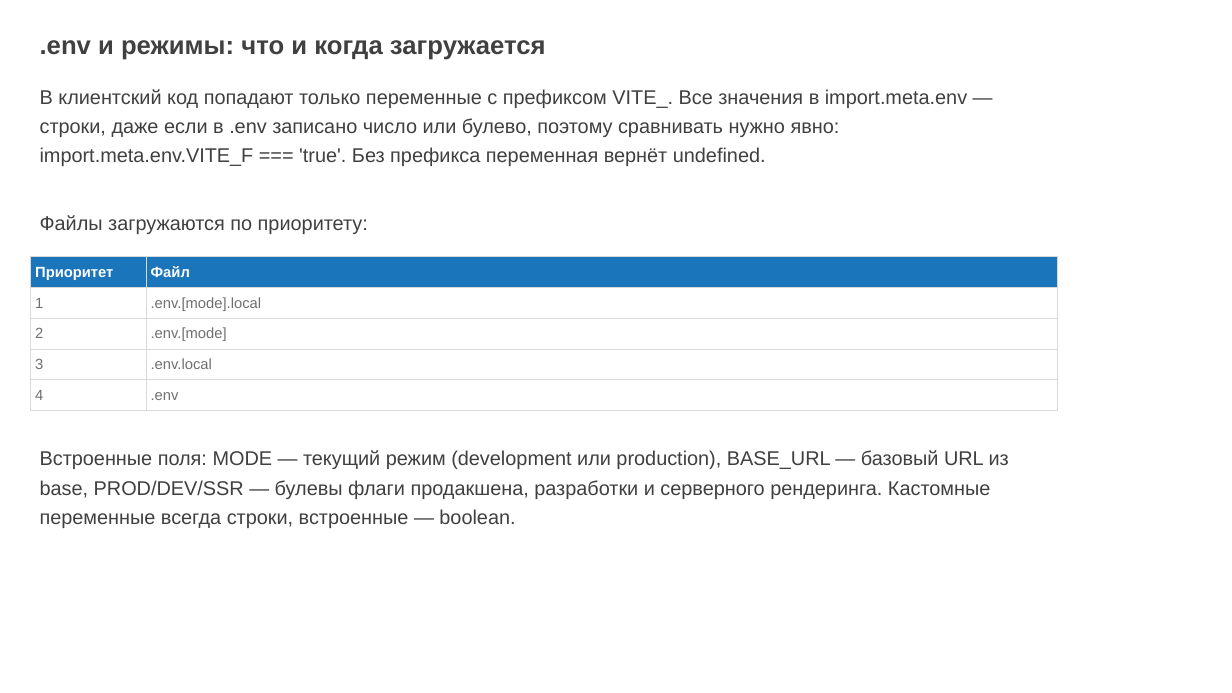
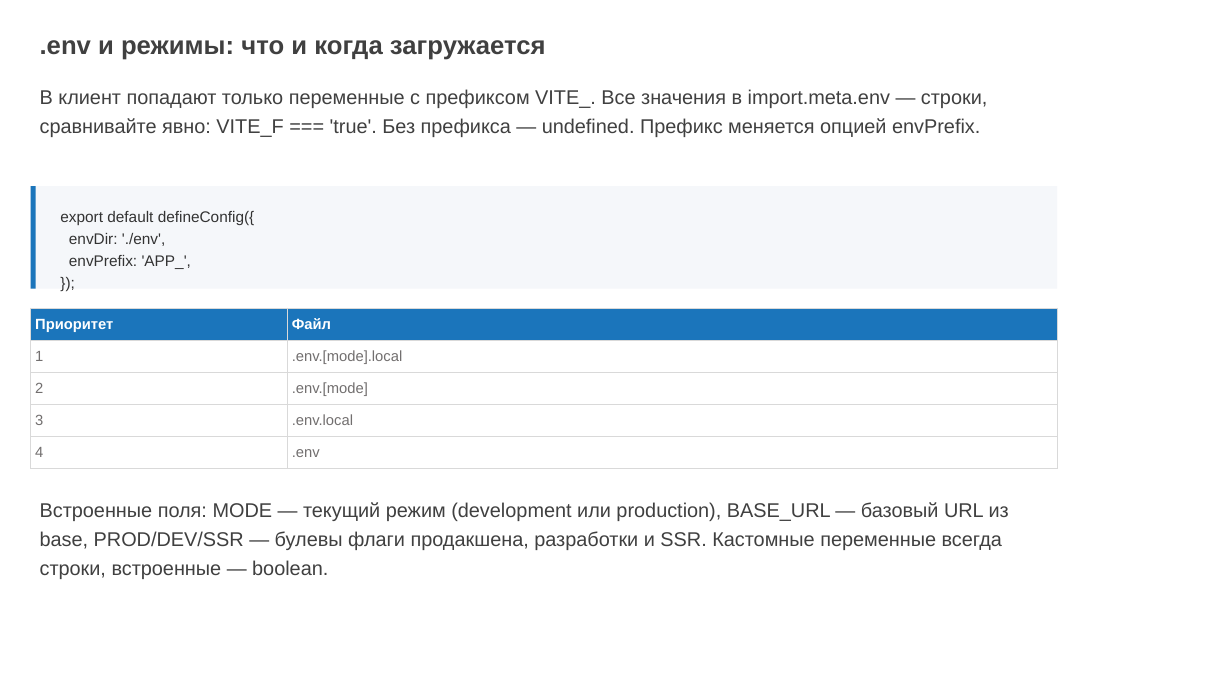
Before and after one commit to ErnandesDaniel/mephi-higher-engineering-school-lectures, a slide deck: slide 14 of lecture-1/modern-frontend-tooling.pptx. Drawn at 1232x693 pixels with LibreOffice and Linux fonts; fonts in the diff are those of the drawing; background and template pictures are left out. Boxes give left, top, right and bottom in pixels: in the first picture for what was removed or moved away, otherwise in the second. Text is boxed around its words. In the diff, an @@ line names an element or a change of style, - is before the commit and + after.

Commit message:
refactor: add config examples and expand Vite+/Oxc explanations

```diff
--- a/lecture-1/modern-frontend-tooling.pptx
+++ b/lecture-1/modern-frontend-tooling.pptx
@@ text at (40, 89, 987, 137): text changed @@
-В клиентский код попадают только переменные с префиксом VITE_. Все значения в import.meta.env — строки, даже если в .env записано число или булево, поэтому сравнивать нужно явно: import.meta.env.VITE_F === 'true'. Без префикса переменная вернёт undefined.
-Файлы загружаются по приоритету:
+В клиент попадают только переменные с префиксом VITE_. Все значения в import.meta.env — строки, сравнивайте явно: VITE_F === 'true'. Без префикса — undefined. Префикс меняется опцией envPrefix.
@@ rectangle added at (30, 186, 1057, 288), fill #F5F7FA @@
@@ rectangle added at (30, 186, 36, 288), fill #1B75BB @@
@@ text added at (60, 211, 255, 269), 12 pt, text #333333 @@
+export default defineConfig({
+envDir: './env',
+envPrefix: 'APP_',
+});
@@ table: place and size @@
-table at (30, 257, 1057, 411)
+table at (30, 308, 1057, 469)
@@ text at (40, 502, 1009, 579): text changed @@
-Встроенные поля: MODE — текущий режим (development или production), BASE_URL — базовый URL из base, PROD/DEV/SSR — булевы флаги продакшена, разработки и серверного рендеринга. Кастомные переменные всегда строки, встроенные — boolean.
+Встроенные поля: MODE — текущий режим (development или production), BASE_URL — базовый URL из base, PROD/DEV/SSR — булевы флаги продакшена, разработки и SSR. Кастомные переменные всегда строки, встроенные — boolean.
```
Also in this commit, not shown: 8 other slides changed, 5 slides added, 3 slides removed, 1 other file.
